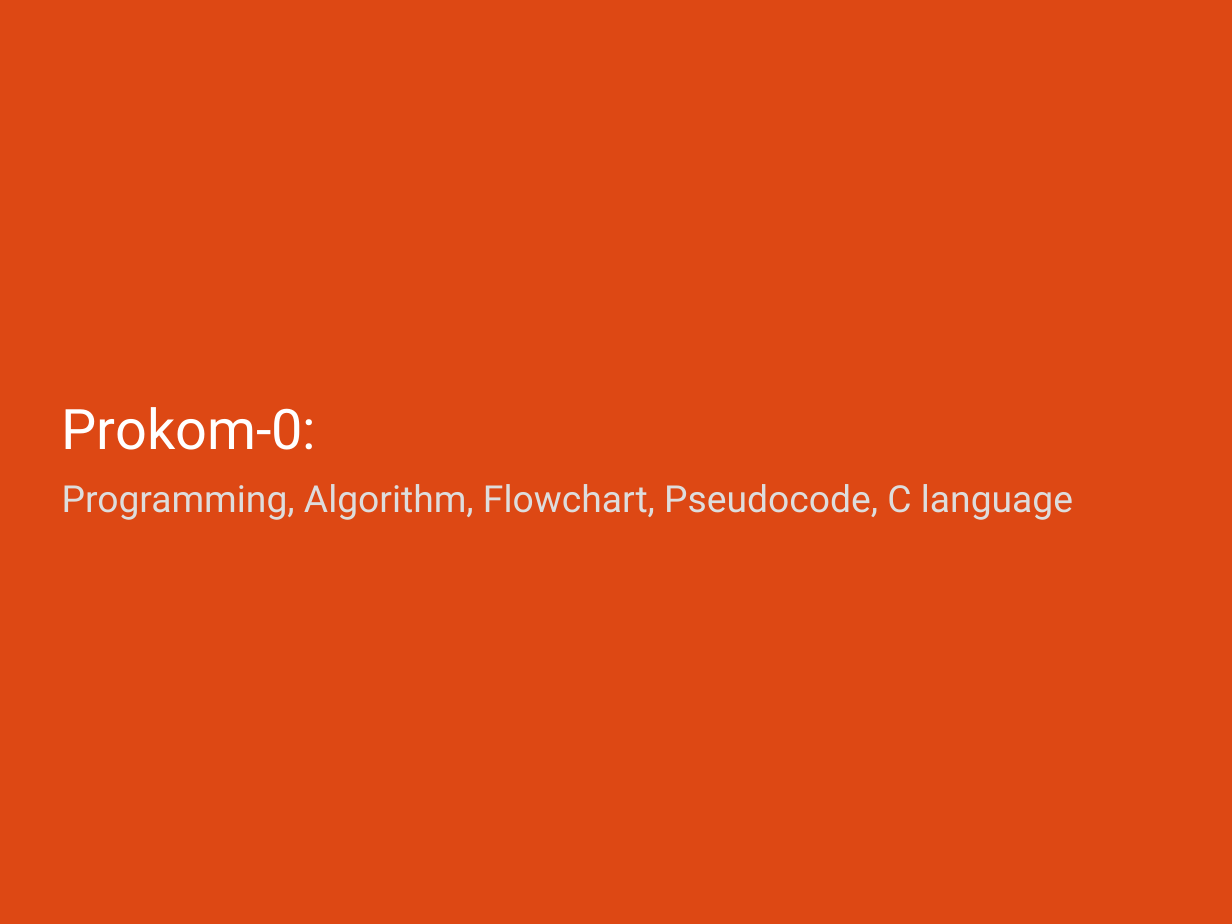
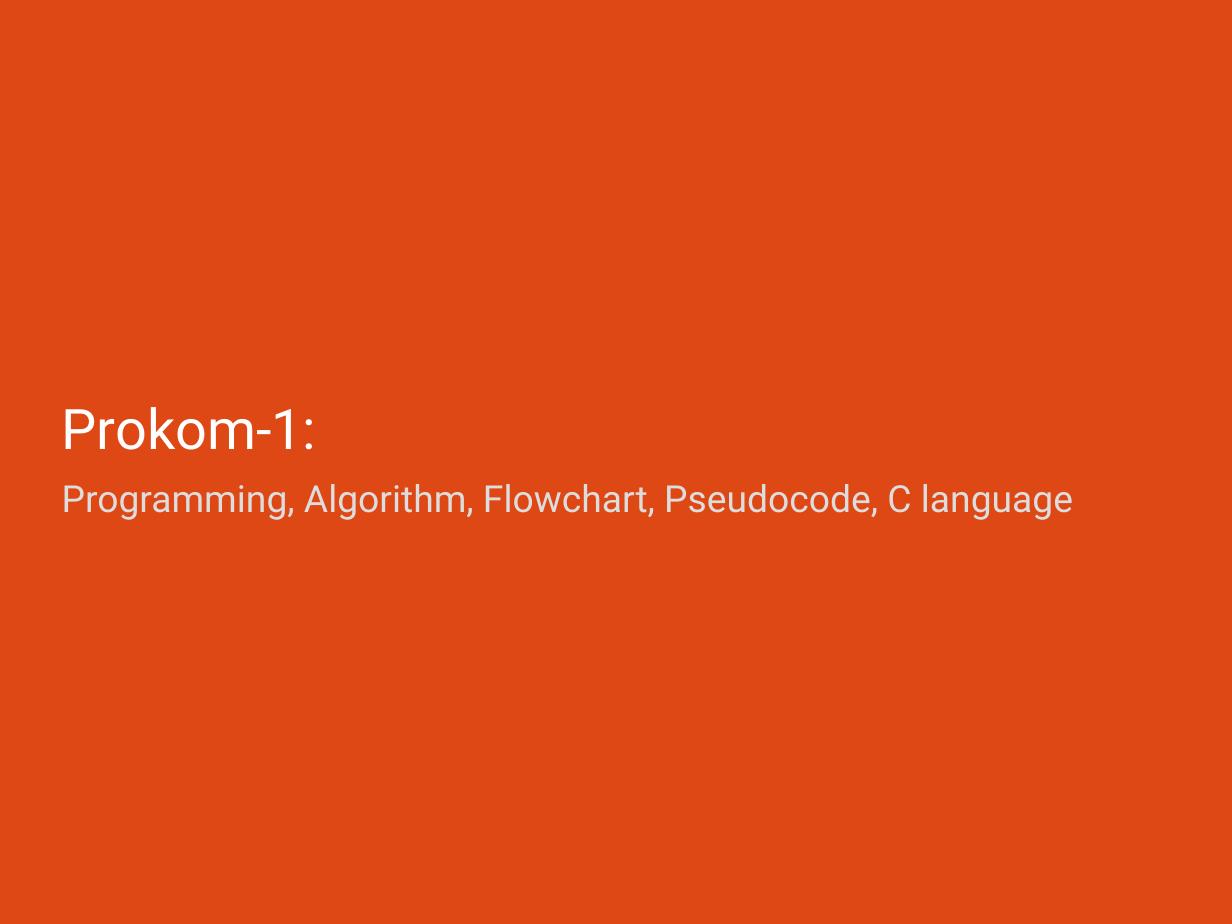
Before and after one commit to bagustris/prokom-tf, a slide deck: slide 1 of prokom1.odp. Drawn at 1232x924 pixels with LibreOffice and Linux fonts; fonts in the diff are those of the drawing. Boxes give left, top, right and bottom in pixels: in the first picture for what was removed or moved away, otherwise in the second. Text is boxed around its words. In the diff, an @@ line names an element or a change of style, - is before the commit and + after.

```diff
--- a/prokom1.odp
+++ b/prokom1.odp
@@ title at [62, 407, 317, 450]: text changed @@
-Prokom-0:
+Prokom-1:
```
Also in this commit, not shown: 2 other slides changed.
